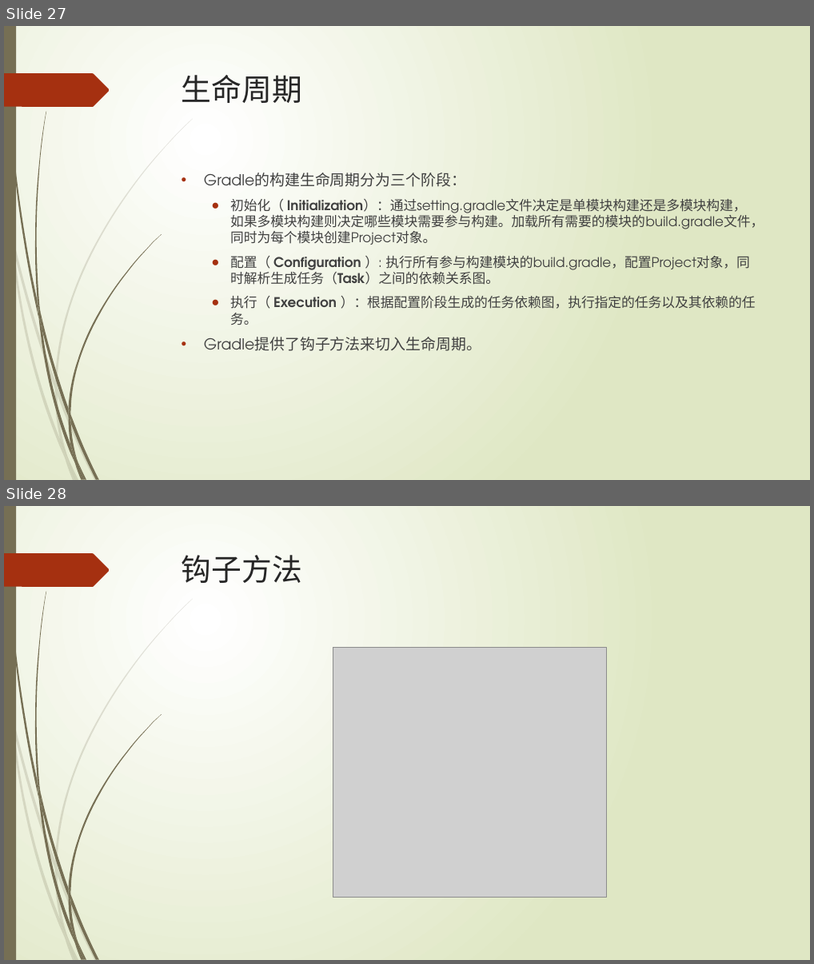
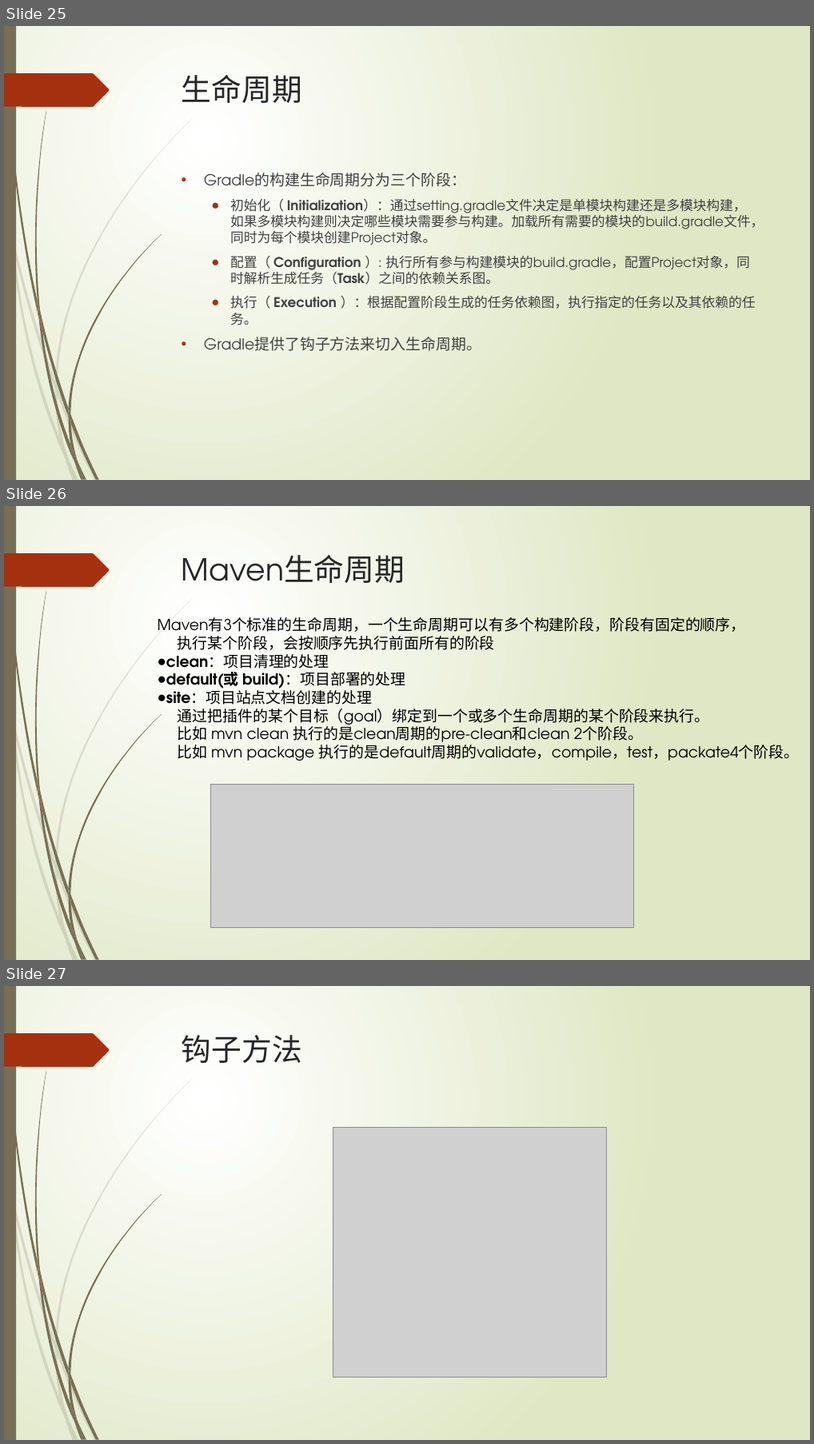
Before and after one commit to xljnc/gradle-springboot-plugin, a slide deck: doc/Gradle浅析.pptx. Shown one above the other, each under a label of ours: slides 27 and 28 before the commit, slides 25, 26 and 27 after it. The pictures are 814x964 and 814x1444 pixels, drawn with LibreOffice and Linux fonts; fonts in the diff are those of the drawing; grey boxes stand for pictures. Boxes give left, top, right and bottom in pixels: in the first picture for what was removed or moved away, otherwise in the second. Text is boxed around its words. In the diff, an @@ line names an element or a change of style, - is before the commit and + after.

Commit message:
插件调整 by qiyu 2022-01-16

```diff
--- a/doc/Gradle浅析.pptx
+++ b/doc/Gradle浅析.pptx
@@ slide 26 added at [4,506,810,960], background gradient #FFFFFF to #DFE8C4; not listed: 24 template elements that a slide beside it also shows @@
@@ title added at [182,555,405,583], 36 pt, text #262626 @@
+Maven生命周期
@@ text added at [158,615,800,760], 18 pt, text #000000 @@
+Maven有3个标准的生命周期，一个生命周期可以有多个构建阶段，阶段有固定的顺序，
+执行某个阶段，会按顺序先执行前面所有的阶段
+● clean：项目清理的处理
+● default(或 build)：项目部署的处理
+● site：项目站点文档创建的处理
+通过把插件的某个目标（goal）绑定到一个或多个生命周期的某个阶段来执行。
+比如 mvn clean 执行的是clean周期的pre-clean和clean 2个阶段。
+比如 mvn package 执行的是default周期的validate，compile，test，packate4个阶段。
@@ picture added at [211,784,634,928] @@
@@ what was slide 27 is now slide 25 @@
@@ what was slide 28 is now slide 27 @@
```
Also in this commit, not shown: 1 slide changed, 1 slide removed.
